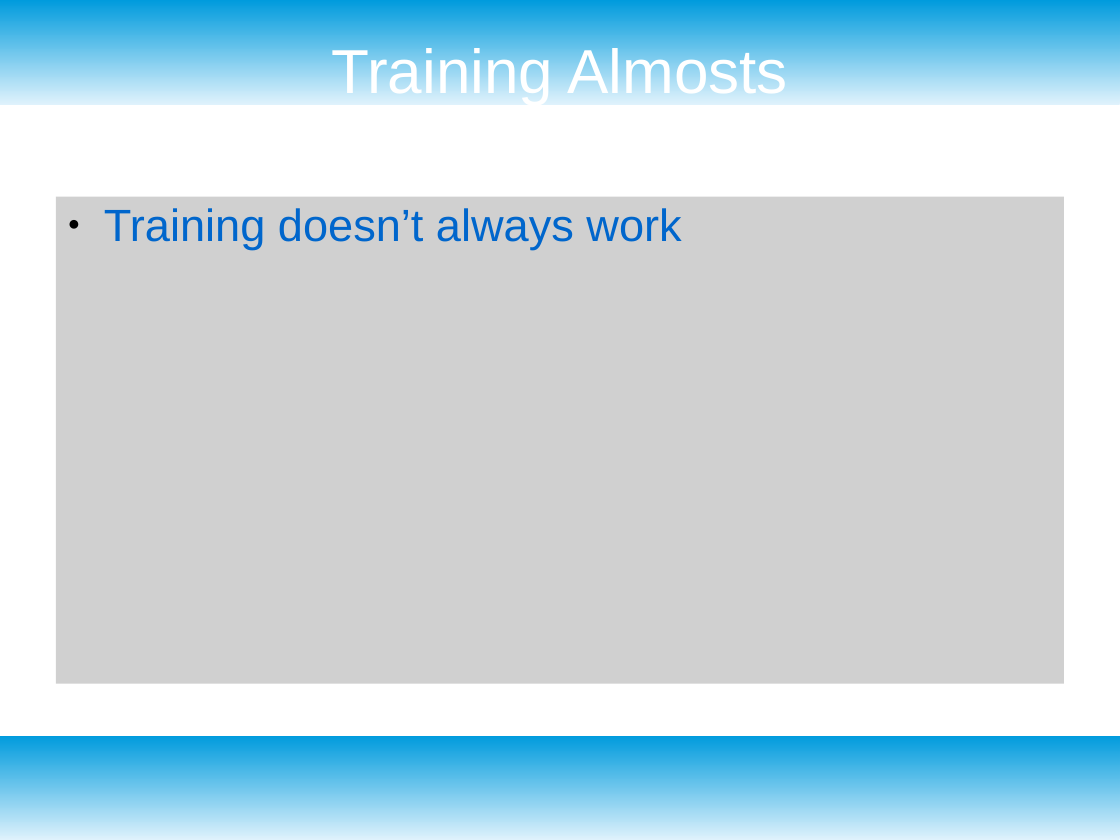
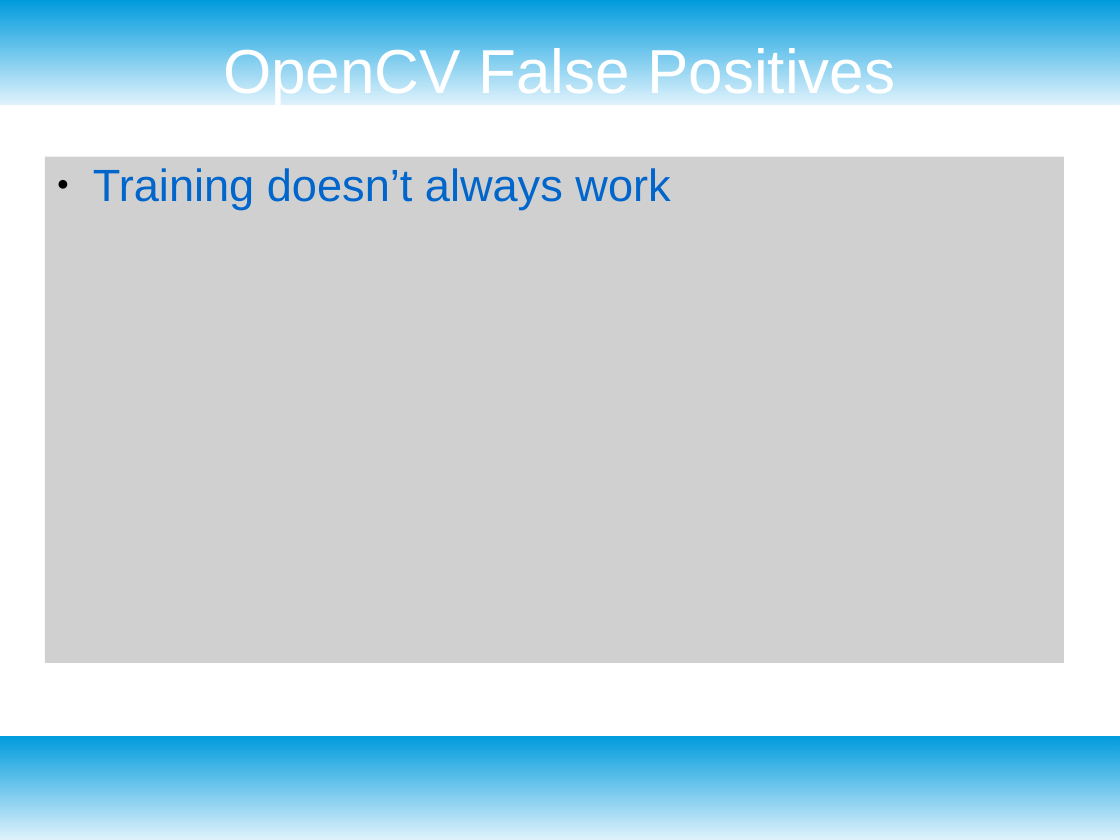
Before and after one commit to hackforthesea/whalematch, a slide deck: slide 12 of presentation.odp (slide 9 before the commit). Drawn at 1120x840 pixels with LibreOffice and Linux fonts; fonts in the diff are those of the drawing; grey boxes stand for pictures. Boxes give left, top, right and bottom in pixels: in the first picture for what was removed or moved away, otherwise in the second. Text is boxed around its words. In the diff, an @@ line names an element or a change of style, - is before the commit and + after.

```diff
--- a/presentation.odp
+++ b/presentation.odp
@@ title at [223, 44, 895, 105]: text changed @@
-Training Almosts
+OpenCV False Positives
@@ picture "Training doesn’t always work": place and size @@
-picture "Training doesn’t always work" at [56, 196, 1064, 683]
+picture "Training doesn’t always work" at [45, 157, 1064, 663]
```
Also in this commit, not shown: 6 other slides changed, 5 slides added, 6 slides removed.
